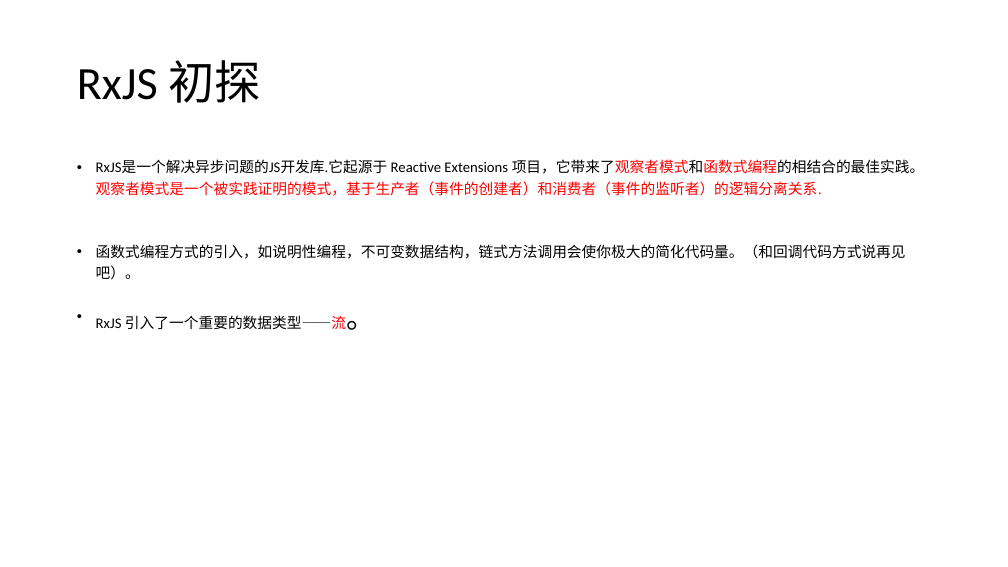
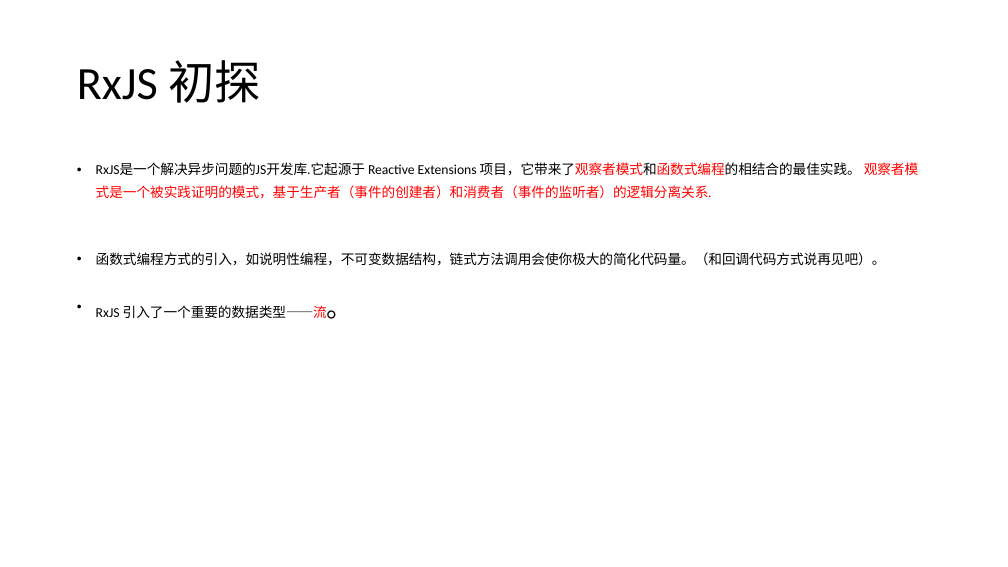
Before and after one commit to zhengqiangzi/share, a slide deck: slide 6 of rxjs.pptx. Drawn at 1008x567 pixels with LibreOffice and Linux fonts; fonts in the diff are those of the drawing. Boxes give left, top, right and bottom in pixels: in the first picture for what was removed or moved away, otherwise in the second. Text is boxed around its words. In the diff, an @@ line names an element or a change of style, - is before the commit and + after.

```diff
--- a/rxjs.pptx
+++ b/rxjs.pptx
@@ text "RxJS是一个解决异步问题的JS开发库.它起源于 Reactive Extensions 项目，它带来了观察者模式和函数 ..." at [96, 162, 919, 319]: size 14 to 12.9 pt; size 28 to 25.9 pt in "引入了一个重要的数据类型——流。"; line spacing 1.2 to 1.4 @@
```
Also in this commit, not shown: 1 other slide changed, 3 other files.
